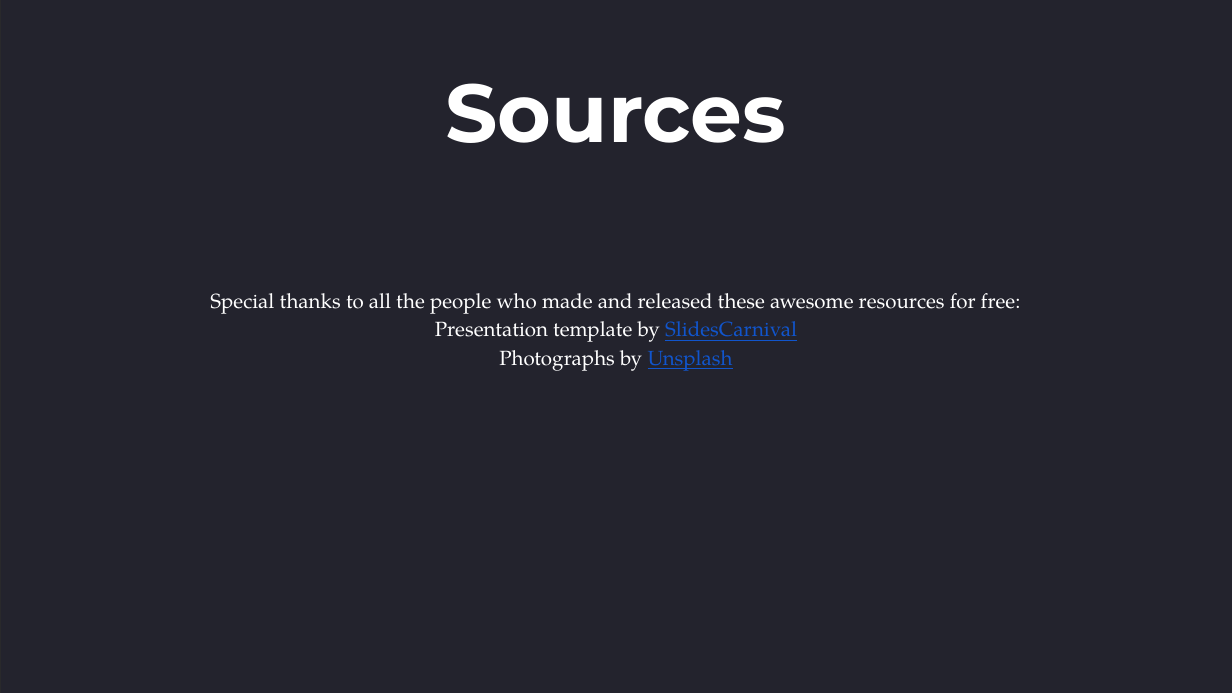
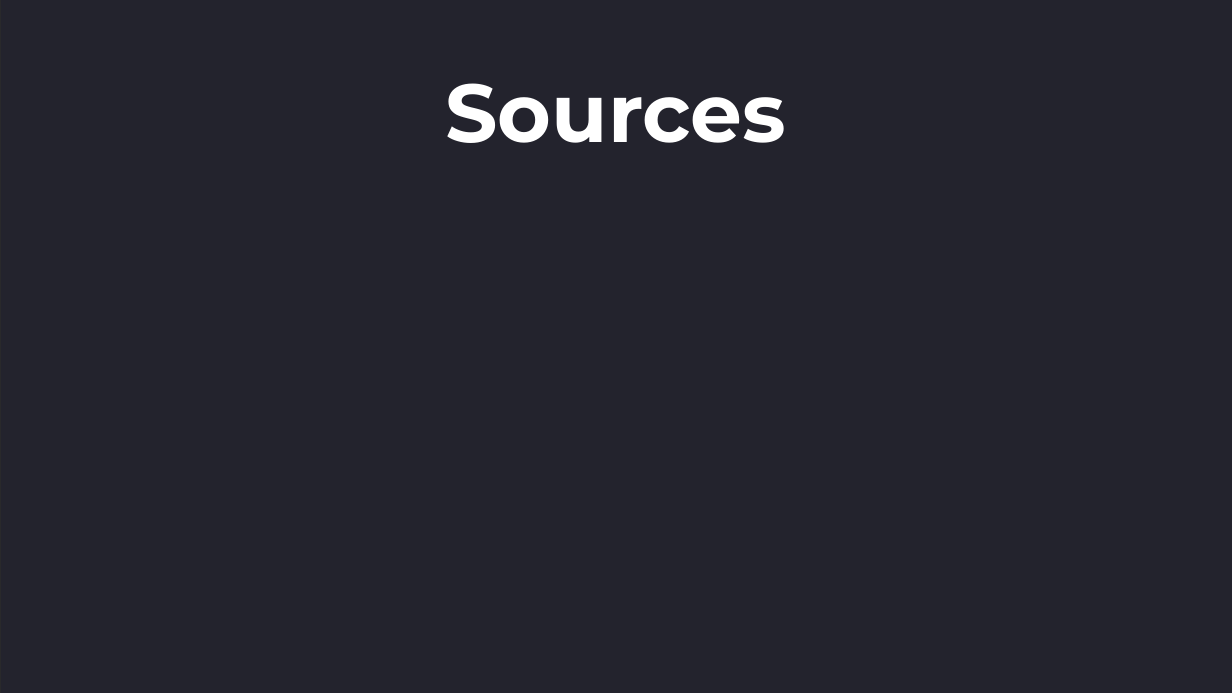
Before and after one commit to ChristianCarbonara/TPA, a slide deck: slide 19 of presentation.pptx. Drawn at 1232x693 pixels with LibreOffice and Linux fonts; fonts in the diff are those of the drawing; background and template pictures are left out; a plain dark background stands for a picture behind light text. Boxes give left, top, right and bottom in pixels: in the first picture for what was removed or moved away, otherwise in the second. Text is boxed around its words. In the diff, an @@ line names an element or a change of style, - is before the commit and + after.

Commit message:
Version 22.05.2018

```diff
--- a/presentation.pptx
+++ b/presentation.pptx
@@ text removed at [210,293,1021,371] @@
-Special thanks to all the people who made and released these awesome resources for free:
-Presentation template by SlidesCarnival
-Photographs by Unsplash
```
Also in this commit, not shown: 2 other slides changed, 2 slides added, 2 slides removed.
